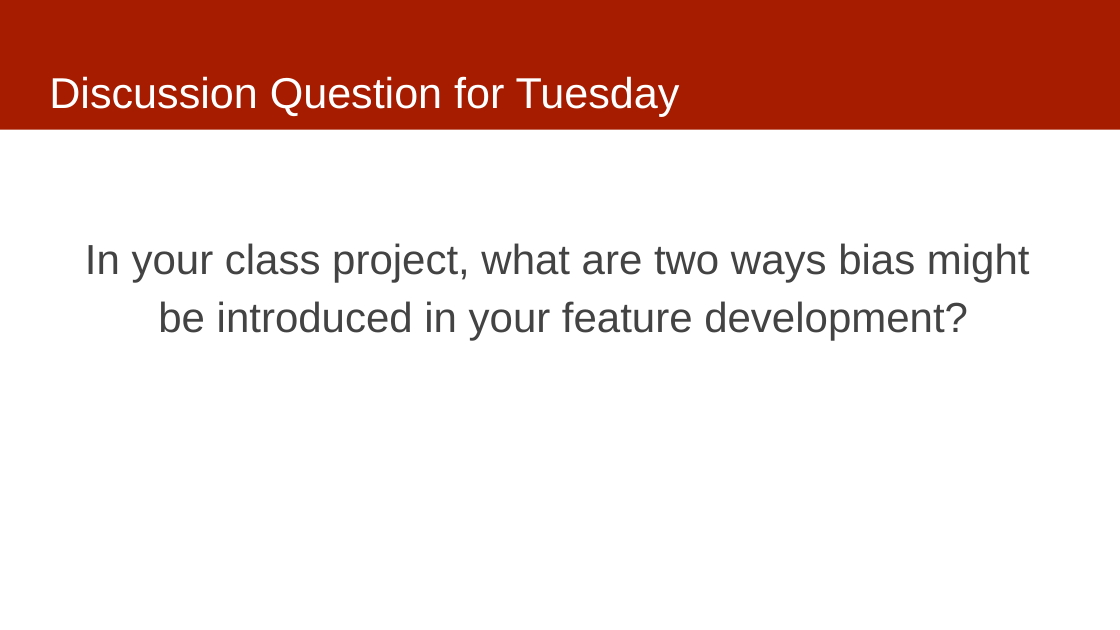
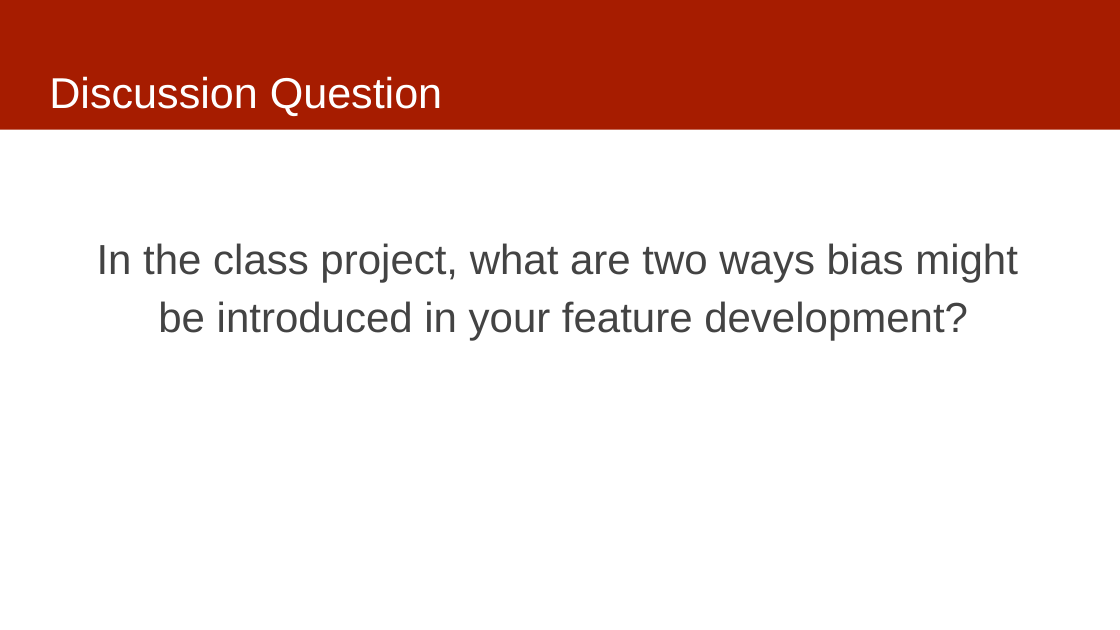
Before and after one commit to dssg/mlforpublicpolicylab, a slide deck: slide 12 of 07 - Features/features-and-imputation.pptx (slide 25 before the commit). Drawn at 1120x630 pixels with LibreOffice and Linux fonts; fonts in the diff are those of the drawing. Boxes give left, top, right and bottom in pixels: in the first picture for what was removed or moved away, otherwise in the second. Text is boxed around its words. In the diff, an @@ line names an element or a change of style, - is before the commit and + after.

```diff
--- a/07 - Features/features-and-imputation.pptx
+++ b/07 - Features/features-and-imputation.pptx
@@ title at (49,76,442,116): text changed @@
-Discussion Question for Tuesday
+Discussion Question
@@ text at (97,243,1018,282): text changed @@
-In your class project, what are two ways bias might
+In the class project, what are two ways bias might
```
Also in this commit, not shown: 8 other slides changed, 9 slides added.
